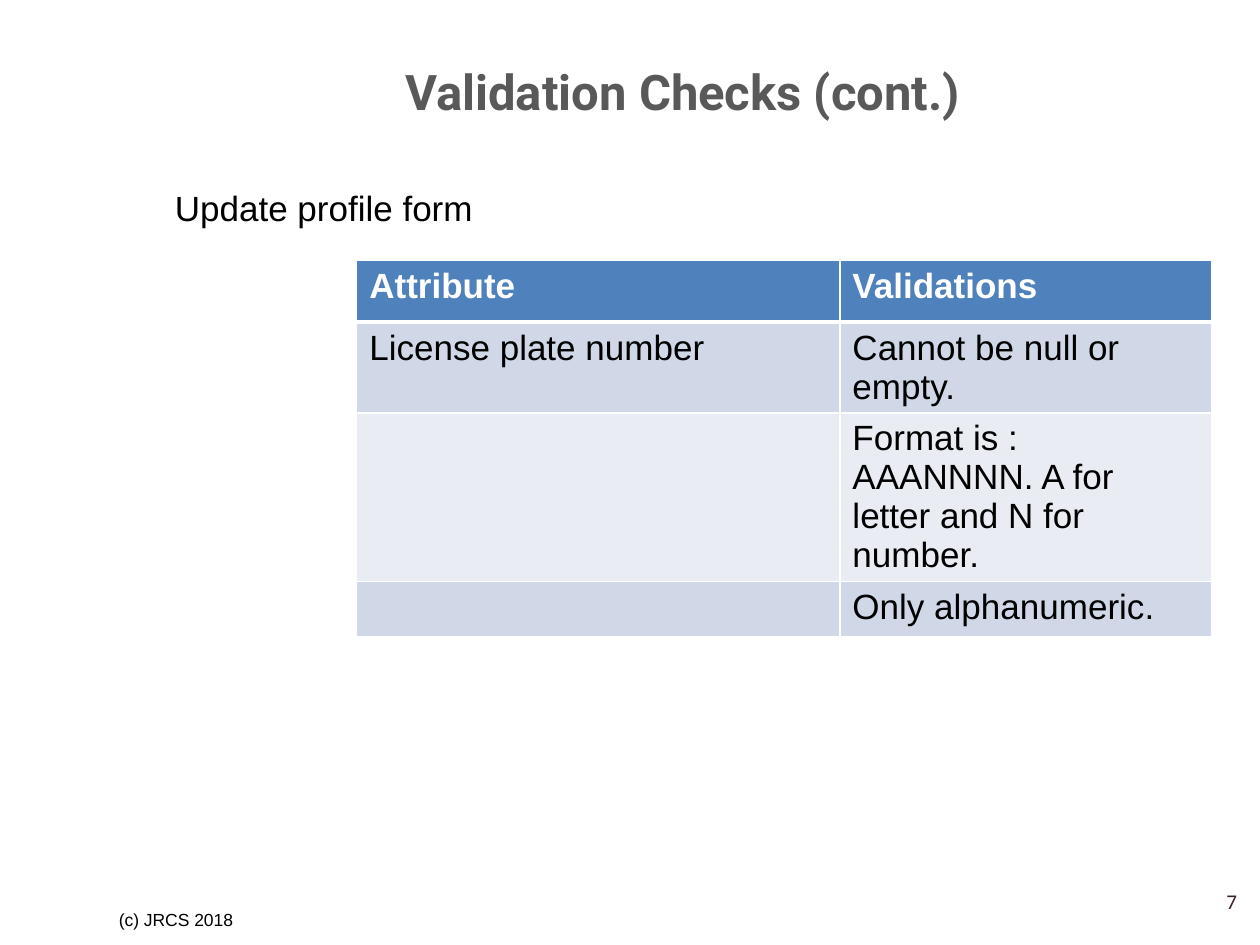
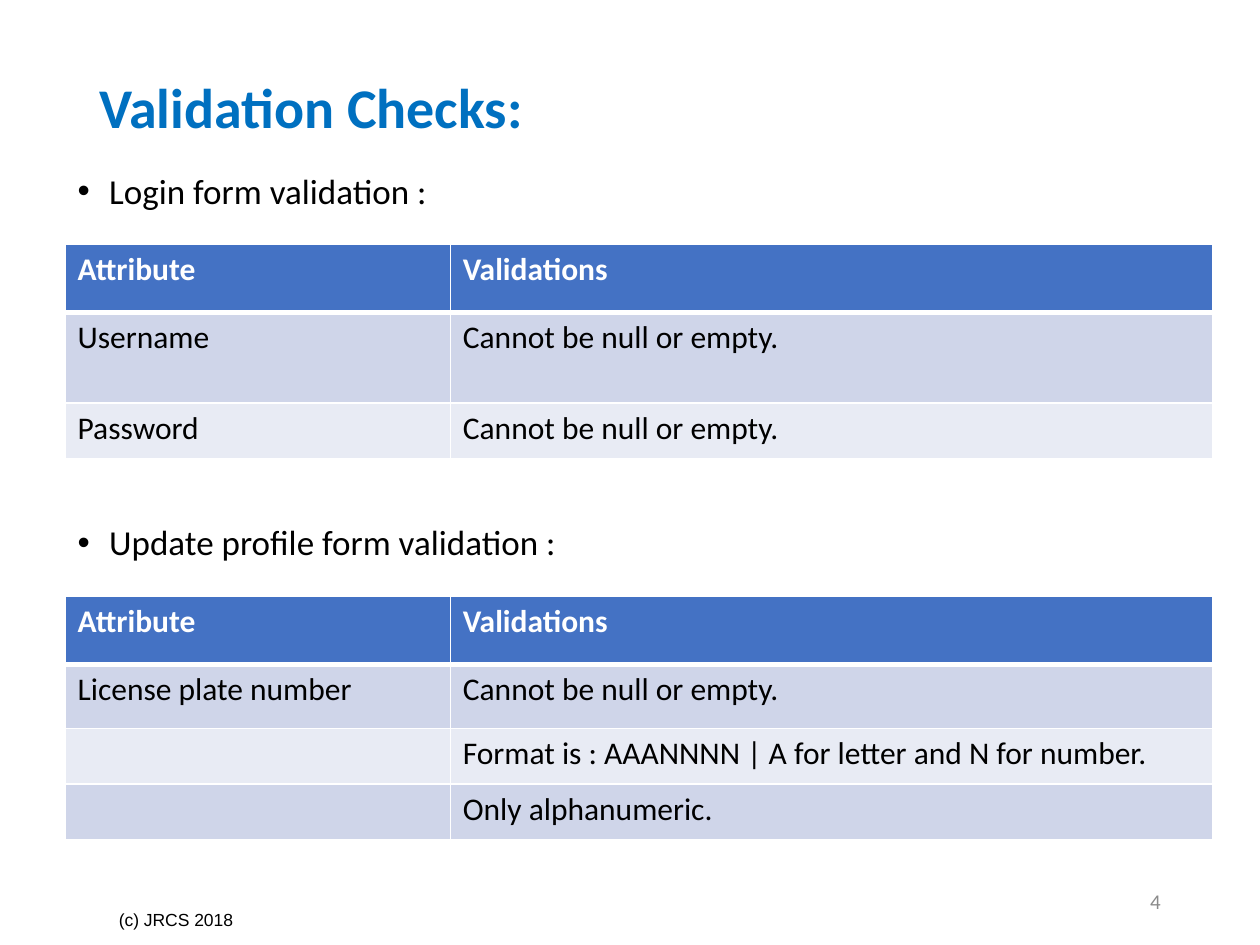
Before and after one commit to SrihariShastry/UTA_Parking, a slide deck: slide 4 of Project_Analysis_Team_3/Validation Checks and Rules Tables.pptx (slide 7 before the commit). Drawn at 1260x945 pixels with LibreOffice and Linux fonts; fonts in the diff are those of the drawing; background and template pictures are left out. Boxes give left, top, right and bottom in pixels: in the first picture for what was removed or moved away, otherwise in the second. Text is boxed around its words. In the diff, an @@ line names an element or a change of style, - is before the commit and + after.

Commit message:
Reviewed validations and rules ppt

```diff
--- a/Project_Analysis_Team_3/Validation Checks and Rules Tables.pptx
+++ b/Project_Analysis_Team_3/Validation Checks and Rules Tables.pptx
@@ title at [99,88,522,129]: text changed; size 28 to 32 pt; font Roboto to Calibri; text colour #595959 to #0070C0 @@
-Validation Checks (cont.)
+Validation Checks:
@@ text added at [109,179,409,210], 20 pt, text #000000 @@
+• Login form validation :
@@ table added at [66,244,1213,459], 3 rows, 2 columns @@
+Attribute | Validations
+Username | Cannot be null or empty.
+Password | Cannot be null or empty.
@@ text at [109,530,538,561]: text changed; font Arial to Calibri @@
-Update profile form
+• Update profile form validation :
@@ table at [66,596,1213,840] @@
-row 3, column 2: Format is : AAANNNN. A for letter and N for number.
+row 3, column 2: Format is : AAANNNN | A for letter and N for number.
@@ fill #4F81BD to #4472C4 in row 1 @@
@@ fill #D0D8E8 to #CFD5EA in 4 cells @@
@@ fill #E9EDF4 to #E9EBF5 in row 3 @@
@@ size 20 to 18 pt, font Arial to Calibri in "Attribute", "Validations", "License plate number", "Cannot be null or empty." and 1 more places @@
@@ alignment centre to left @@
@@ table: place and size @@
-table at [357,261,1211,630]
+table at [66,596,1213,840]
@@ page number added at [1150,895,1161,909], 12 pt, text #8C8C8C @@
+4
@@ page number removed at [1226,895,1237,909] @@
-7
```
Also in this commit, not shown: 10 other slides changed, 11 slides added, 13 slides removed, 9 other files.
